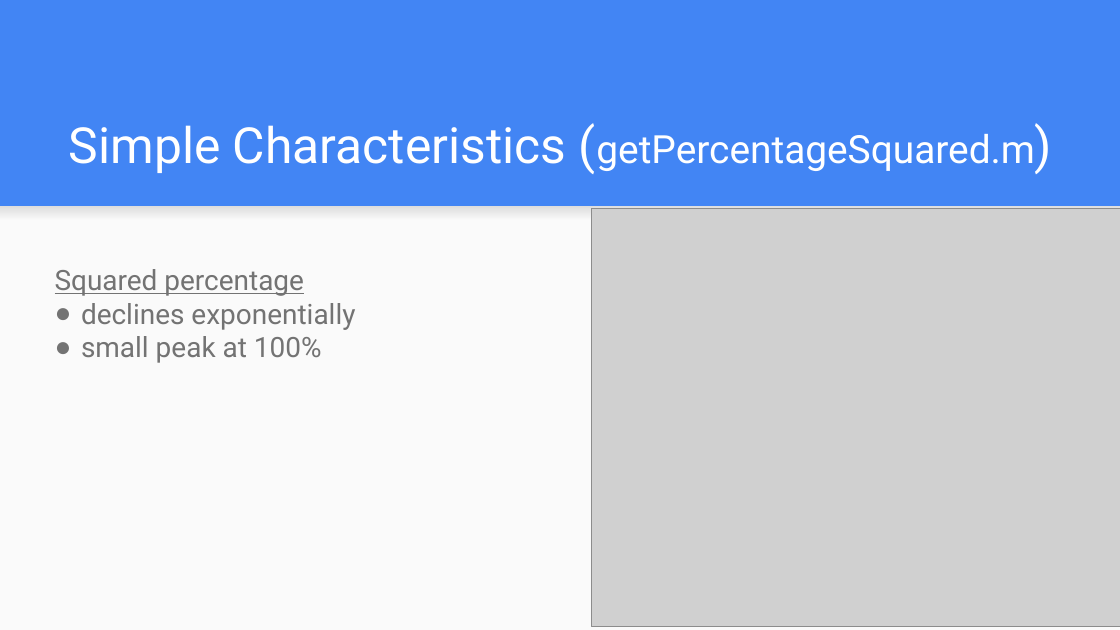
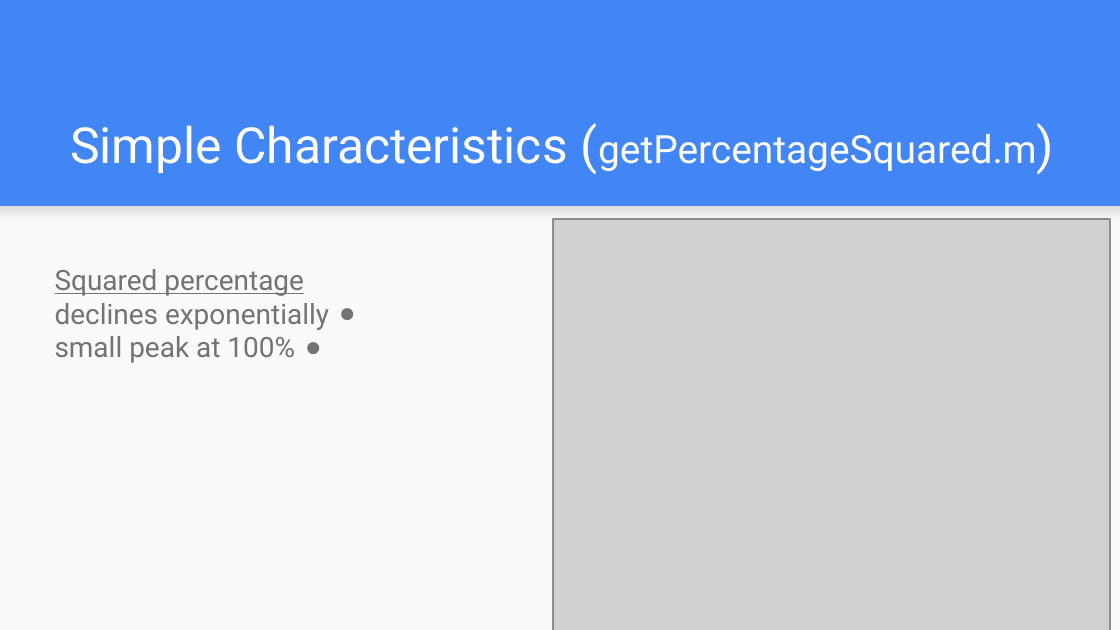
Before and after one commit to orzuk/OEIS, a slide deck: slide 7 of Filtering and summary statistics/filtering+stats.pptx. Drawn at 1120x630 pixels with LibreOffice and Linux fonts; fonts in the diff are those of the drawing; grey boxes stand for pictures. Boxes give left, top, right and bottom in pixels: in the first picture for what was removed or moved away, otherwise in the second. Text is boxed around its words. In the diff, an @@ line names an element or a change of style, - is before the commit and + after.

```diff
--- a/Filtering and summary statistics/filtering+stats.pptx
+++ b/Filtering and summary statistics/filtering+stats.pptx
@@ text "Simple Characteristics (getPercentageSquared.m)" at bbox=[70, 125, 1037, 173]: alignment left to right @@
@@ picture: place and size @@
-picture at bbox=[591, 208, 1120, 626]
+picture at bbox=[553, 220, 1110, 630]
@@ text "Squared percentage" rewrapped from bbox=[55, 269, 355, 363] to bbox=[55, 269, 329, 363] @@
```
Also in this commit, not shown: 18 other slides changed.
